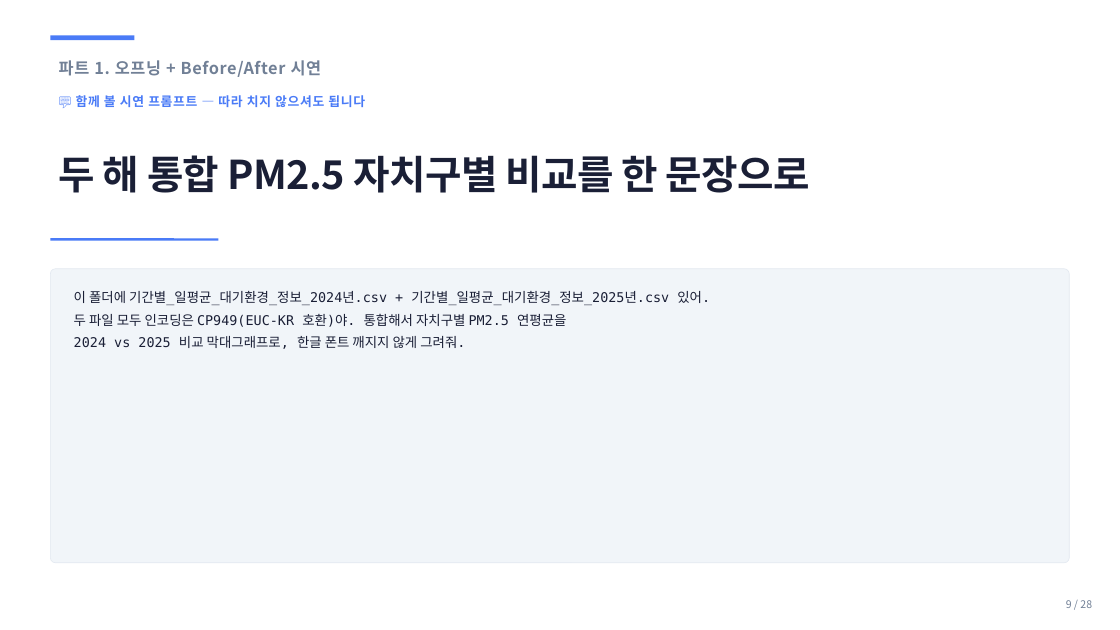
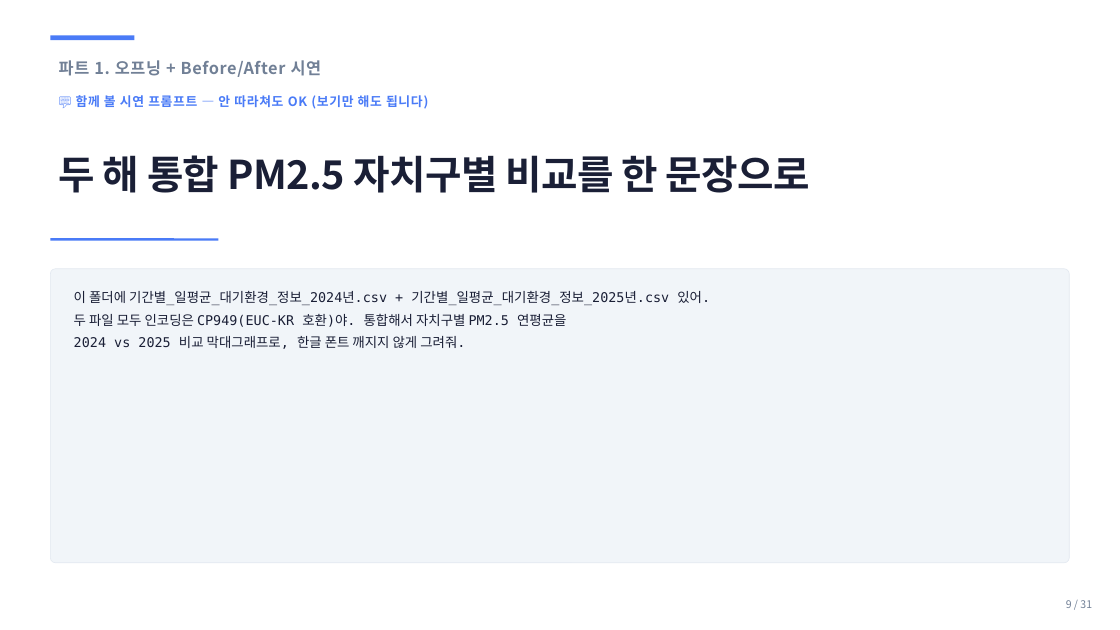
Before and after one commit to sujinpark-datapopcorn/inflearn_ccd_challenge, a slide deck: slide 9 of ppt/b2g_day1_setup.pptx. Drawn at 1120x630 pixels with LibreOffice and Linux fonts; fonts in the diff are those of the drawing. Boxes give left, top, right and bottom in pixels: in the first picture for what was removed or moved away, otherwise in the second. Text is boxed around its words. In the diff, an @@ line names an element or a change of style, - is before the commit and + after.

```diff
--- a/ppt/b2g_day1_setup.pptx
+++ b/ppt/b2g_day1_setup.pptx
@@ text at [76, 95, 428, 109]: text changed @@
-💬 함께 볼 시연 프롬프트 — 따라 치지 않으셔도 됩니다
+💬 함께 볼 시연 프롬프트 — 안 따라쳐도 OK (보기만 해도 됩니다)
@@ text at [1066, 600, 1092, 608]: text changed @@
-9 / 28
+9 / 31
```
Also in this commit, not shown: 26 other slides changed, 3 slides added, 4 other files.
